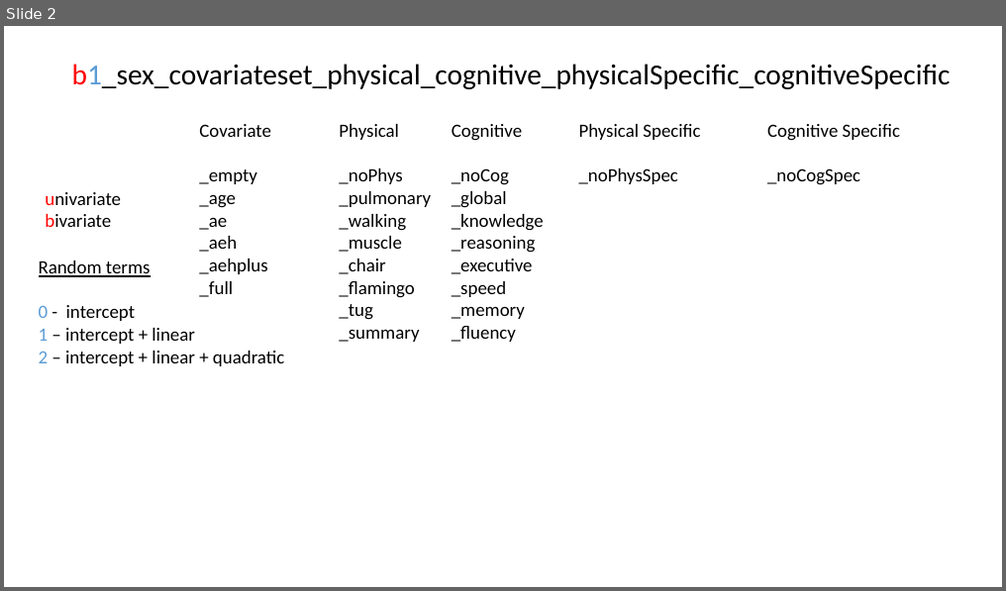
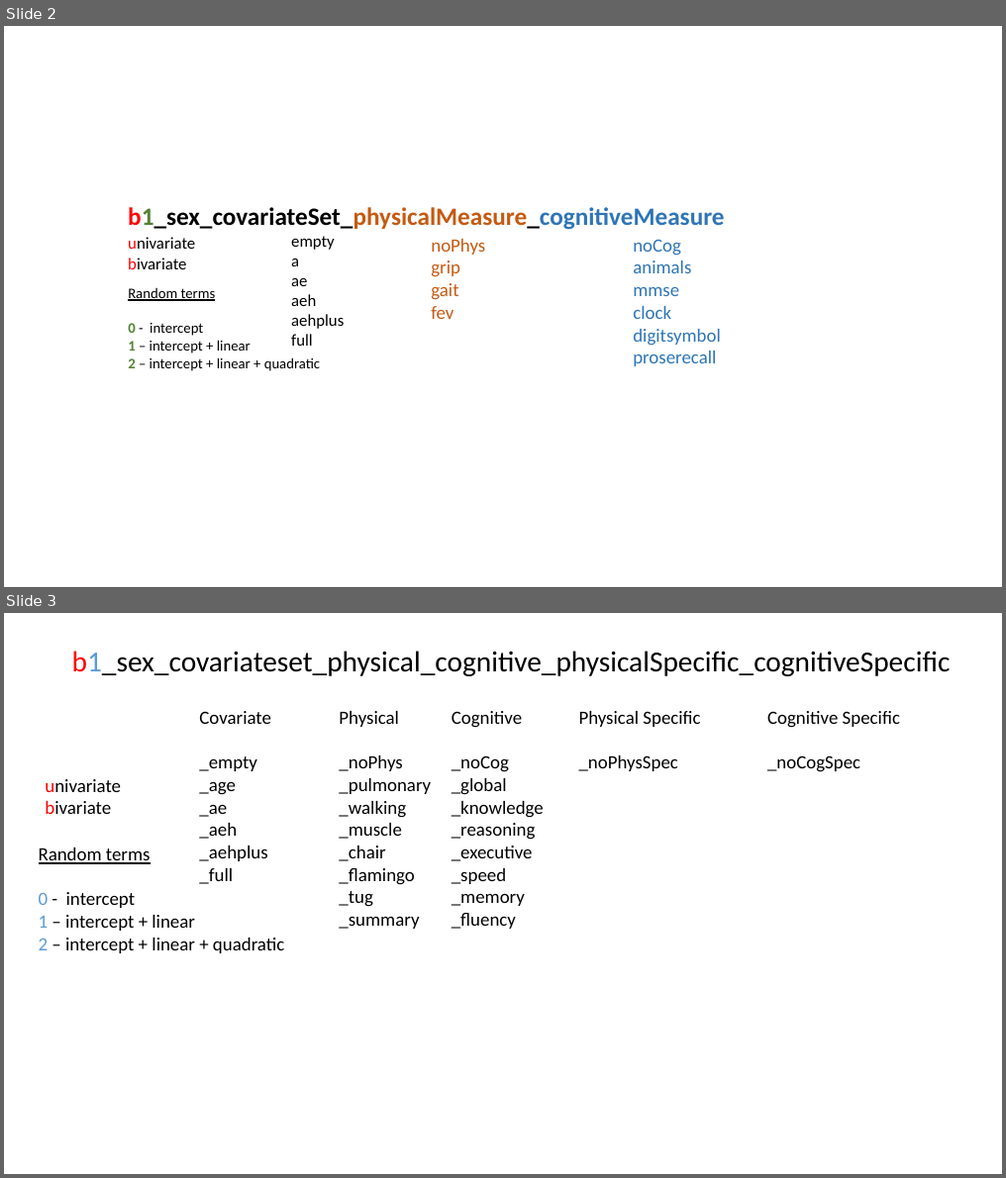
Before and after one commit to IALSA/IALSA-2015-Portland, a slide deck: libs/materials/naming_convention.pptx. Shown one above the other, each under a label of ours: slide 2 before the commit, slides 2 and 3 after it. The pictures are 1006x591 and 1006x1178 pixels, drawn with LibreOffice and Linux fonts; fonts in the diff are those of the drawing. Boxes give left, top, right and bottom in pixels: in the first picture for what was removed or moved away, otherwise in the second. Text is boxed around its words. In the diff, an @@ line names an element or a change of style, - is before the commit and + after.

Commit message:
new naming convention source

```diff
--- a/libs/materials/naming_convention.pptx
+++ b/libs/materials/naming_convention.pptx
@@ slide 2 added at (4,26,1002,587), background #FFFFFF @@
@@ text added at (128,207,724,230), 24 pt, text #000000, bold @@
+b1_sex_covariateSet_physicalMeasure_cognitiveMeasure
@@ text added at (128,237,195,270), 16 pt, text #000000 @@
+univariate
+bivariate
@@ text added at (291,236,344,346), 16 pt, text #000000 @@
+empty
+a
+ae
+aeh
+aehplus
+full
@@ text added at (431,239,485,319), 18 pt, text #C55A11 @@
+noPhys
+grip
+gait
+fev
@@ text added at (633,239,721,367), 18 pt, text #2E75B6 @@
+noCog
+animals
+mmse
+clock
+digitsymbol
+proserecall
@@ text added at (128,288,320,372), 14 pt, text #000000 @@
+Random terms
+0 - intercept
+1 – intercept + linear
+2 – intercept + linear + quadratic
@@ what was slide 2 is now slide 3 @@
```
